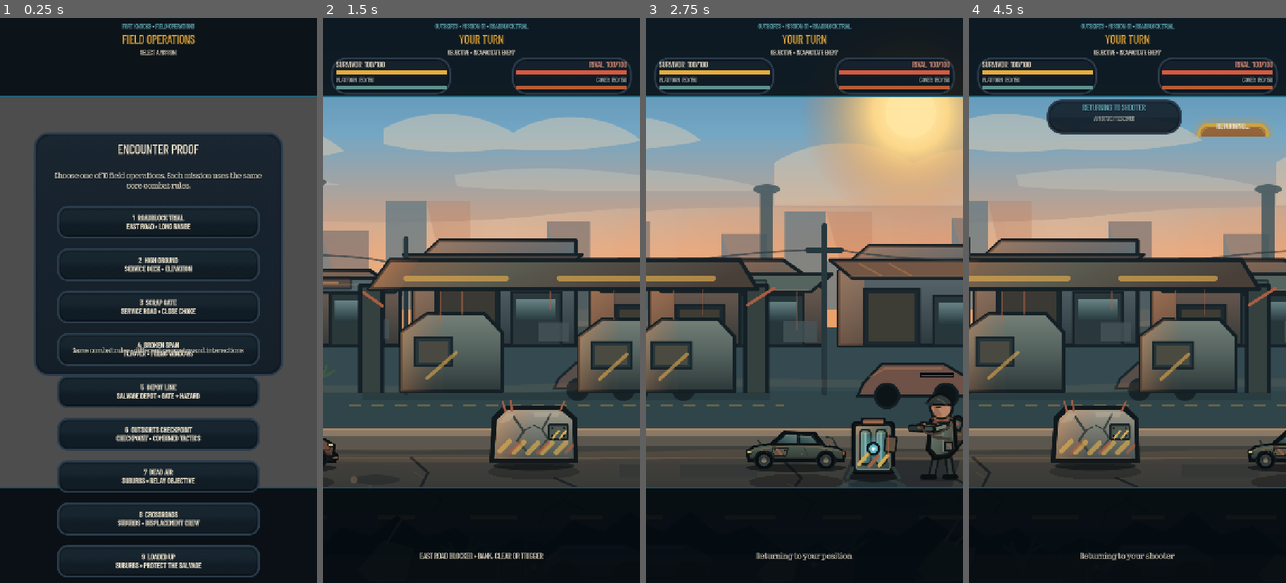
Above: before the commit, frames 1-4 (left to right).
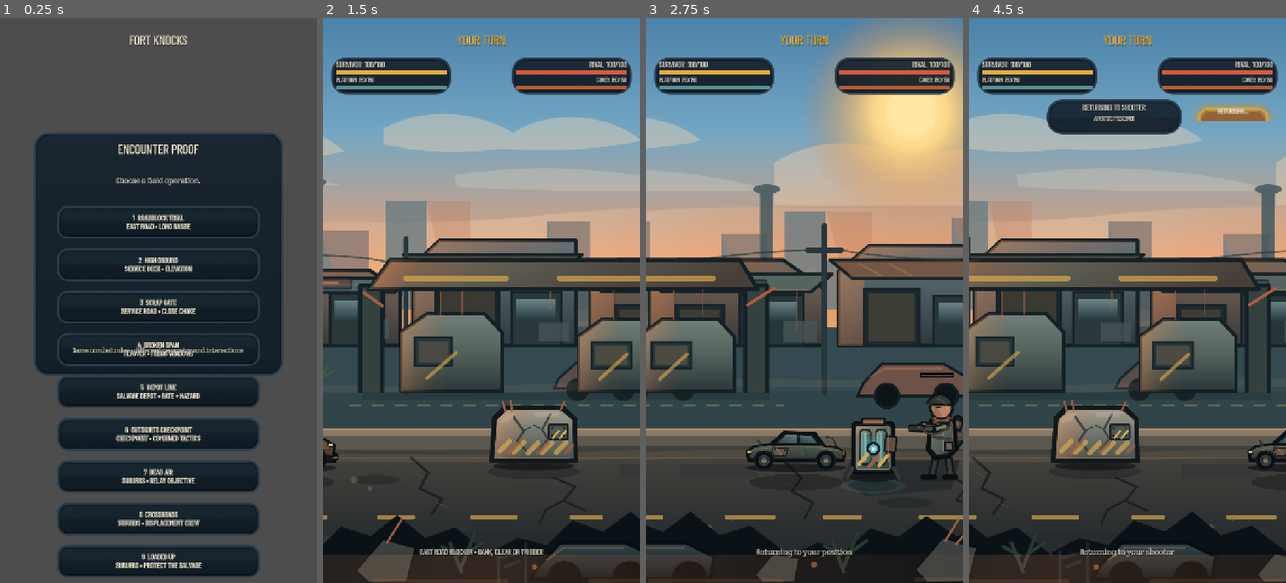
Above: after the commit, the same moments.

Repository: phantompixel-developer/FortKnocks
Game: Godot game, scene res://game/battle/battle.tscn
Two runs of this game, one before a commit and one after it. Both use one fixed random seed, a clock stepped at 60 frames per second and the inputs below. This scene is started directly instead of the project's main scene.
Inputs (mouse positions are in pixels of both pictures, inside the frame that each line leads up to):
- Up to frame 1 (0.25 s): no input
- Up to frame 2 (1.5 s): click "1 ROADBLOCK TRIAL EAST ROAD •…" at 0.5 s; click "BEGIN ENCOUNTER" at 1.25 s
- Up to frame 3 (2.75 s): move the mouse to (874, 272) at 2.02 s; click (874, 272) at 2.17 s
- Up to frame 4 (4.5 s): drag from (1064, 328) to (1111, 413) at 2.77 s; click "INSPECT ENEMY" at 3.5 s; click "RETURN TO SHOOTER" at 4.25 s

The runs differ from the first frame. In frame 1, 24% of the frame differs, in the area x 0-100%, y 0-100%; in frame 2, 23%; in frame 3, 22%; in frame 4, 25%.
Error after the commit: Cannot call method 'add_theme_color_override' on a null value. (res://game/battle/battle_controller.gd:180)

Commit message:
revert: restore battle scene before battlefield-only art pass

Diff:
--- a/game/battle/battle.tscn
+++ b/game/battle/battle.tscn
@@ -126,61 +126,6 @@
 grow_vertical = 2
 mouse_filter = 2
 
-[node name="TopChrome" type="ColorRect" parent="HUD/Root"]
-layout_mode = 0
-offset_right = 720.0
-offset_bottom = 180.0
-mouse_filter = 2
-color = Color(0.025, 0.055, 0.078, 0.9)
-
-[node name="TopAccent" type="ColorRect" parent="HUD/Root"]
-layout_mode = 0
-offset_top = 176.0
-offset_right = 720.0
-offset_bottom = 180.0
-mouse_filter = 2
-color = Color(0.173, 0.514, 0.62, 0.7)
-
-[node name="BottomChrome" type="ColorRect" parent="HUD/Root"]
-layout_mode = 0
-offset_top = 1062.0
-offset_right = 720.0
-offset_bottom = 1280.0
-mouse_filter = 2
-color = Color(0.02, 0.047, 0.067, 0.93)
-
-[node name="BottomAccent" type="ColorRect" parent="HUD/Root"]
-layout_mode = 0
-offset_top = 1062.0
-offset_right = 720.0
-offset_bottom = 1066.0
-mouse_filter = 2
-color = Color(0.173, 0.514, 0.62, 0.56)
-
-[node name="MissionContextLabel" type="Label" parent="HUD/Root"]
-layout_mode = 0
-offset_left = 24.0
-offset_top = 8.0
-offset_right = 696.0
-offset_bottom = 30.0
-theme_override_font_sizes/font_size = 14
-text = "OUTSKIRTS • ROADBLOCK TRIAL"
-horizontal_alignment = 1
-vertical_alignment = 1
-mouse_filter = 2
-
-[node name="MissionObjectiveLabel" type="Label" parent="HUD/Root"]
-layout_mode = 0
-offset_left = 150.0
-offset_top = 68.0
-offset_right = 570.0
-offset_bottom = 88.0
-theme_override_font_sizes/font_size = 13
-text = "OBJECTIVE • INCAPACITATE ENEMY"
-horizontal_alignment = 1
-vertical_alignment = 1
-mouse_filter = 2
-
 [node name="PlayerStatusCard" type="ColorRect" parent="HUD/Root"]
 layout_mode = 0
 offset_left = 18.0
@@ -319,11 +264,11 @@
 
 [node name="TurnLabel" type="Label" parent="HUD/Root"]
 layout_mode = 0
-offset_left = 176.0
-offset_top = 30.0
-offset_right = 544.0
-offset_bottom = 66.0
-theme_override_font_sizes/font_size = 26
+offset_left = 214.0
+offset_top = 28.0
+offset_right = 506.0
+offset_bottom = 72.0
+theme_override_font_sizes/font_size = 28
 text = "FORT KNOCKS"
 horizontal_alignment = 1
 vertical_alignment = 1
@@ -356,21 +301,21 @@
 [node name="InspectButton" type="Button" parent="HUD/Root"]
 layout_mode = 0
 offset_left = 500.0
-offset_top = 220.0
+offset_top = 184.0
 offset_right = 700.0
-offset_bottom = 270.0
+offset_bottom = 238.0
 mouse_filter = 0
 theme_override_font_sizes/font_size = 15
 text = "INSPECT ENEMY"
 
 [node name="EnemyLocatorLabel" type="Label" parent="HUD/Root"]
 layout_mode = 0
-offset_left = 488.0
-offset_top = 184.0
-offset_right = 702.0
-offset_bottom = 214.0
-theme_override_font_sizes/font_size = 16
-text = "RIVAL →  ~39m"
+offset_left = 198.0
+offset_top = 254.0
+offset_right = 522.0
+offset_bottom = 292.0
+theme_override_font_sizes/font_size = 19
+text = "ENEMY →  ~39m"
 horizontal_alignment = 1
 mouse_filter = 2
 
@@ -390,7 +335,7 @@
 offset_right = 132.0
 offset_bottom = 32.0
 theme_override_font_sizes/font_size = 14
-text = "FIELD RACK"
+text = "WEAPONS"
 horizontal_alignment = 1
 mouse_filter = 2
 
@@ -458,77 +403,41 @@
 
 [node name="ControlDeck" type="ColorRect" parent="HUD/Root"]
 layout_mode = 0
-offset_left = 82.0
-offset_top = 1080.0
-offset_right = 638.0
-offset_bottom = 1178.0
+offset_left = 100.0
+offset_top = 1084.0
+offset_right = 620.0
+offset_bottom = 1168.0
 mouse_filter = 2
 color = Color(0.105, 0.115, 0.108, 0.88)
 
 [node name="PowerLabel" type="Label" parent="HUD/Root/ControlDeck"]
 layout_mode = 0
 offset_left = 18.0
-offset_top = 7.0
-offset_right = 236.0
-offset_bottom = 31.0
-theme_override_font_sizes/font_size = 18
+offset_top = 10.0
+offset_right = 226.0
+offset_bottom = 40.0
+theme_override_font_sizes/font_size = 20
 text = "POWER —"
 horizontal_alignment = 1
 mouse_filter = 2
 
 [node name="AngleLabel" type="Label" parent="HUD/Root/ControlDeck"]
 layout_mode = 0
-offset_left = 320.0
-offset_top = 7.0
-offset_right = 538.0
-offset_bottom = 31.0
-theme_override_font_sizes/font_size = 18
+offset_left = 278.0
+offset_top = 10.0
+offset_right = 486.0
+offset_bottom = 40.0
+theme_override_font_sizes/font_size = 20
 text = "ANGLE —"
 horizontal_alignment = 1
 mouse_filter = 2
 
-[node name="PowerBarBack" type="ColorRect" parent="HUD/Root/ControlDeck"]
-layout_mode = 0
-offset_left = 18.0
-offset_top = 36.0
-offset_right = 236.0
-offset_bottom = 46.0
-mouse_filter = 2
-color = Color(0.035, 0.045, 0.052, 0.96)
-
-[node name="PowerBarFill" type="ColorRect" parent="HUD/Root/ControlDeck"]
-layout_mode = 0
-offset_left = 18.0
-offset_top = 36.0
-offset_right = 18.0
-offset_bottom = 46.0
-mouse_filter = 2
-color = Color(0.906, 0.678, 0.235, 1)
-
-[node name="AngleBarBack" type="ColorRect" parent="HUD/Root/ControlDeck"]
-layout_mode = 0
-offset_left = 320.0
-offset_top = 36.0
-offset_right = 538.0
-offset_bottom = 46.0
-mouse_filter = 2
-color = Color(0.035, 0.045, 0.052, 0.96)
-
-[node name="AngleBarFill" type="ColorRect" parent="HUD/Root/ControlDeck"]
-layout_mode = 0
-offset_left = 320.0
-offset_top = 36.0
-offset_right = 320.0
-offset_bottom = 46.0
-mouse_filter = 2
-color = Color(0.412, 0.722, 0.784, 1)
-
 [node name="LastShotLabel" type="Label" parent="HUD/Root/ControlDeck"]
 layout_mode = 0
-offset_left = 18.0
-offset_top = 58.0
-offset_right = 538.0
-offset_bottom = 82.0
+offset_left = 16.0
+offset_top = 48.0
+offset_right = 488.0
+offset_bottom = 70.0
 theme_override_font_sizes/font_size = 13
 text = "LAST SHOT —"
 horizontal_alignment = 1
@@ -686,10 +595,10 @@
 
 [node name="HintLabel" type="Label" parent="HUD/Root"]
 layout_mode = 0
-offset_left = 48.0
-offset_top = 1190.0
-offset_right = 672.0
-offset_bottom = 1248.0
+offset_left = 64.0
+offset_top = 1178.0
+offset_right = 656.0
+offset_bottom = 1242.0
 theme_override_font_sizes/font_size = 17
 text = "Preparing battle..."
 horizontal_alignment = 1
